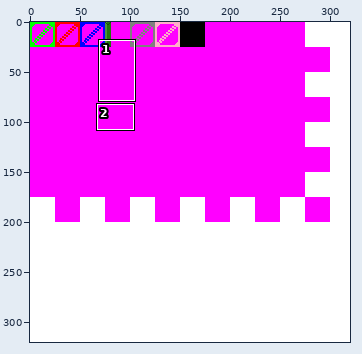
Sprite sheet: Snake/Recu/hojas/Hoja1.png. The first picture is a wide view before the edit; the outline marks the close-up.
Close-up. Old version:
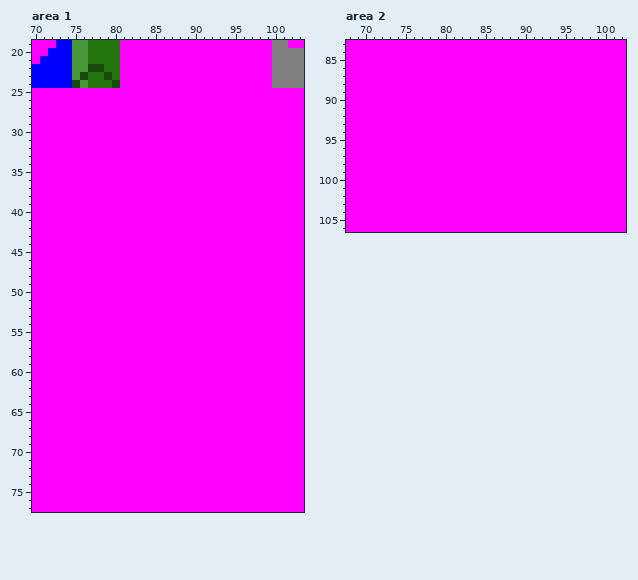
The file is 320x320 pixels. Shown: area 1: x 70..103, y 19..77; area 2: x 68..102, y 83..106.
New version:
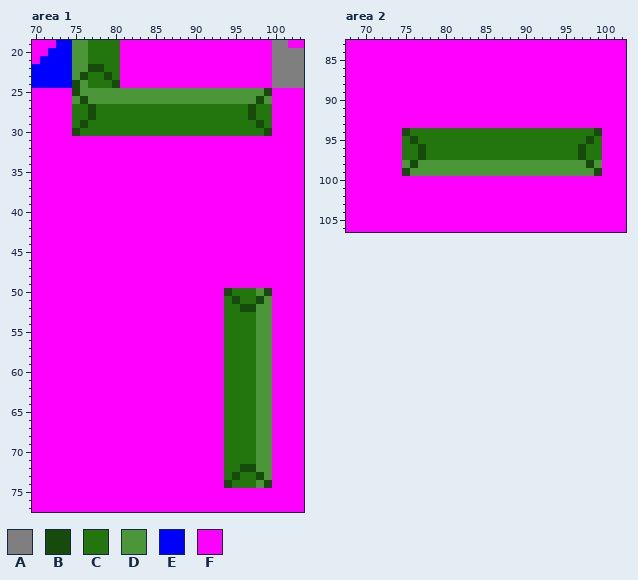
Palette (. is transparent): A #7f7f7f  B #164b0d  C #22760d  D #4b9638  E #0000ff  F #ff00ff
The edit:
--- area 1
@@ x 70..103 @@
 24 EEEEEBDCCCBFFFFFFFFFFFFFFFFFFFAAAA
-25 FFFFFFFFFFFFFFFFFFFFFFFFFFFFFFFFFF
-26 FFFFFFFFFFFFFFFFFFFFFFFFFFFFFFFFFF
-27 FFFFFFFFFFFFFFFFFFFFFFFFFFFFFFFFFF
-28 FFFFFFFFFFFFFFFFFFFFFFFFFFFFFFFFFF
-29 FFFFFFFFFFFFFFFFFFFFFFFFFFFFFFFFFF
-30 FFFFFFFFFFFFFFFFFFFFFFFFFFFFFFFFFF
+25 FFFFFBDDDDDDDDDDDDDDDDDDDDDDDBFFFF
+26 FFFFFDBDDDDDDDDDDDDDDDDDDDDDBDFFFF
+27 FFFFFCCBCCCCCCCCCCCCCCCCCCCBCCFFFF
+28 FFFFFCCBCCCCCCCCCCCCCCCCCCCBCCFFFF
+29 FFFFFCBCCCCCCCCCCCCCCCCCCCCCBCFFFF
+30 FFFFFBCCCCCCCCCCCCCCCCCCCCCCCBFFFF
 31 FFFFFFFFFFFFFFFFFFFFFFFFFFFFFFFFFF
@@ x 92..101 @@
 49 FFFFFFFFFF
-50 FFFFFFFFFF
-51 FFFFFFFFFF
-52 FFFFFFFFFF
-53 FFFFFFFFFF
-54 FFFFFFFFFF
-55 FFFFFFFFFF
-56 FFFFFFFFFF
-57 FFFFFFFFFF
-58 FFFFFFFFFF
-59 FFFFFFFFFF
-60 FFFFFFFFFF
-61 FFFFFFFFFF
-62 FFFFFFFFFF
-63 FFFFFFFFFF
-64 FFFFFFFFFF
-65 FFFFFFFFFF
-66 FFFFFFFFFF
-67 FFFFFFFFFF
-68 FFFFFFFFFF
-69 FFFFFFFFFF
-70 FFFFFFFFFF
-71 FFFFFFFFFF
-72 FFFFFFFFFF
-73 FFFFFFFFFF
-74 FFFFFFFFFF
+50 FFBCCCDBFF
+51 FFCBCCBDFF
+52 FFCCBBDDFF
+53 FFCCCCDDFF
+54 FFCCCCDDFF
+55 FFCCCCDDFF
+56 FFCCCCDDFF
+57 FFCCCCDDFF
+58 FFCCCCDDFF
+59 FFCCCCDDFF
+60 FFCCCCDDFF
+61 FFCCCCDDFF
+62 FFCCCCDDFF
+63 FFCCCCDDFF
+64 FFCCCCDDFF
+65 FFCCCCDDFF
+66 FFCCCCDDFF
+67 FFCCCCDDFF
+68 FFCCCCDDFF
+69 FFCCCCDDFF
+70 FFCCCCDDFF
+71 FFCCCCDDFF
+72 FFCCBBDDFF
+73 FFCBCCBDFF
+74 FFBCCCDBFF
 75 FFFFFFFFFF
--- area 2
@@ x 68..102 @@
  93 FFFFFFFFFFFFFFFFFFFFFFFFFFFFFFFFFFF
- 94 FFFFFFFFFFFFFFFFFFFFFFFFFFFFFFFFFFF
- 95 FFFFFFFFFFFFFFFFFFFFFFFFFFFFFFFFFFF
- 96 FFFFFFFFFFFFFFFFFFFFFFFFFFFFFFFFFFF
- 97 FFFFFFFFFFFFFFFFFFFFFFFFFFFFFFFFFFF
- 98 FFFFFFFFFFFFFFFFFFFFFFFFFFFFFFFFFFF
- 99 FFFFFFFFFFFFFFFFFFFFFFFFFFFFFFFFFFF
+ 94 FFFFFFFBCCCCCCCCCCCCCCCCCCCCCCCBFFF
+ 95 FFFFFFFCBCCCCCCCCCCCCCCCCCCCCCBCFFF
+ 96 FFFFFFFCCBCCCCCCCCCCCCCCCCCCCBCCFFF
+ 97 FFFFFFFCCBCCCCCCCCCCCCCCCCCCCBCCFFF
+ 98 FFFFFFFDBDDDDDDDDDDDDDDDDDDDDDBDFFF
+ 99 FFFFFFFBDDDDDDDDDDDDDDDDDDDDDDDBFFF
 100 FFFFFFFFFFFFFFFFFFFFFFFFFFFFFFFFFFF
Where, in picture pixels (left, top, right, bottom), the same in both close-ups:
changed: (72, 88, 272, 136)
changed: (224, 288, 272, 488)
changed: (402, 128, 602, 176)
